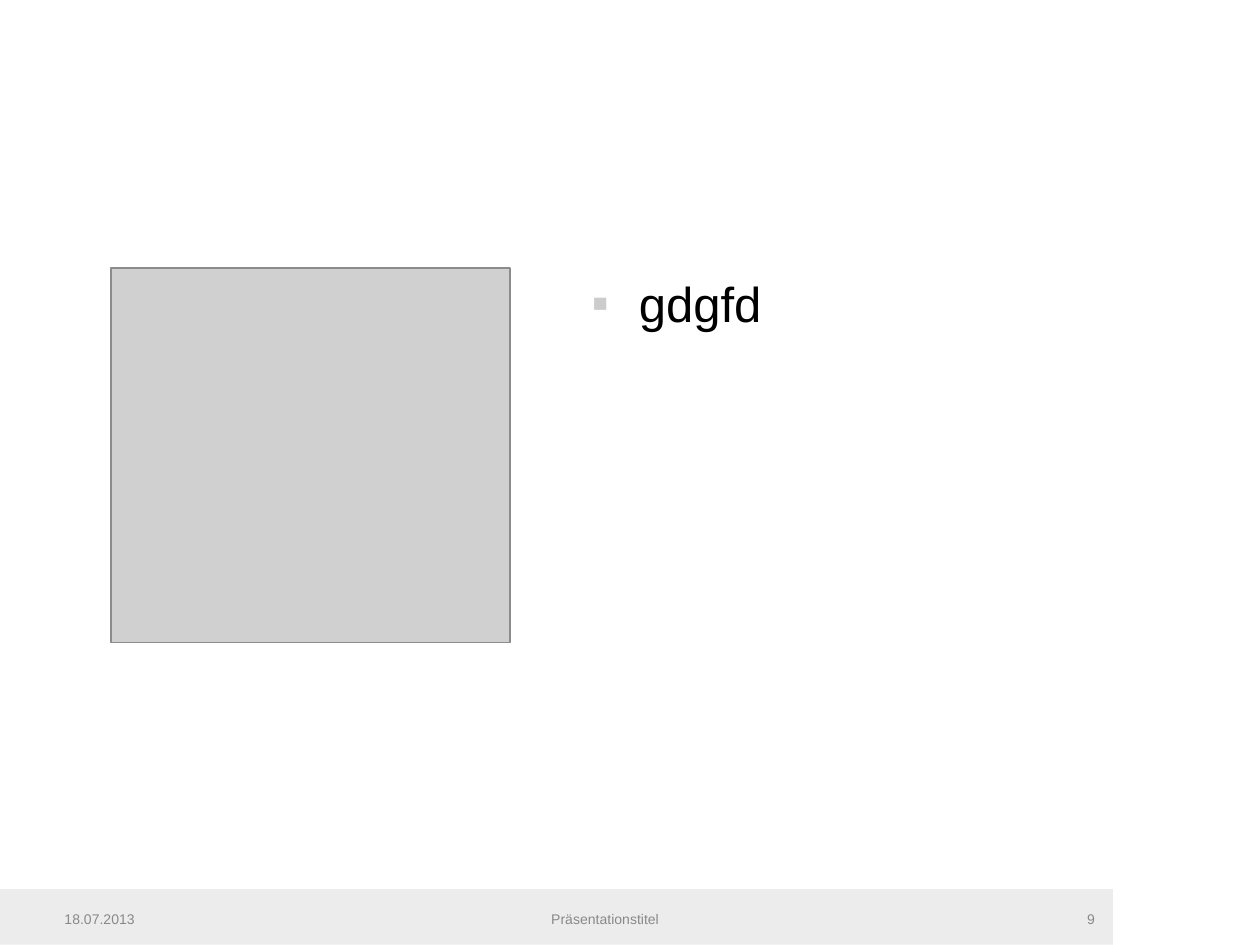
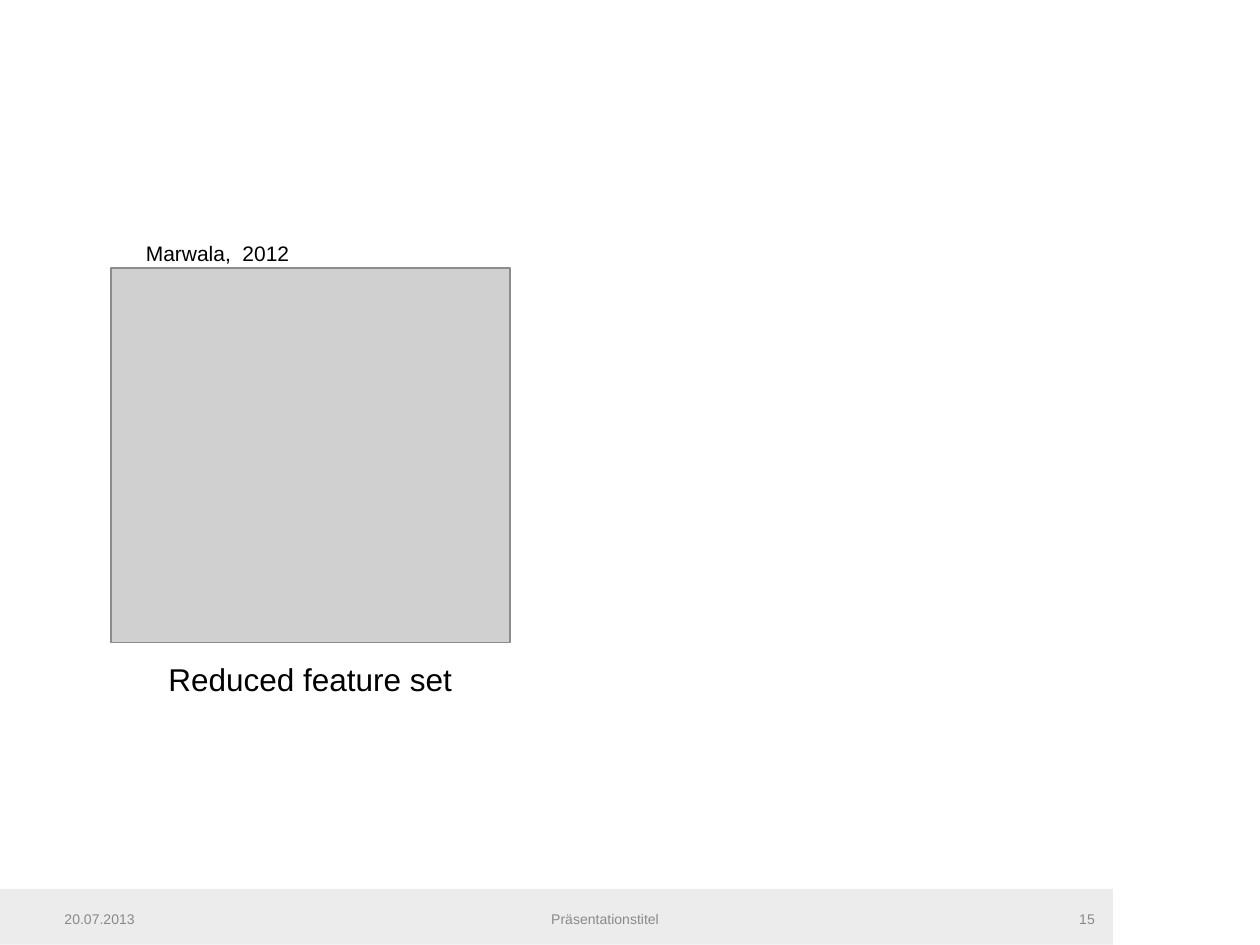
Before and after one commit to fera0013/MasterThesis, a slide deck: slide 15 of Documentation/SemiSupervisedMethodsInConditionMonitoring.pptx (slide 9 before the commit). Drawn at 1260x945 pixels with LibreOffice and Linux fonts; fonts in the diff are those of the drawing; grey boxes stand for pictures; background and template pictures are left out. Boxes give left, top, right and bottom in pixels: in the first picture for what was removed or moved away, otherwise in the second. Text is boxed around its words. In the diff, an @@ line names an element or a change of style, - is before the commit and + after.

Commit message:
Outlier Detection in Condition Monitoring Presentation

```diff
--- a/Documentation/SemiSupervisedMethodsInConditionMonitoring.pptx
+++ b/Documentation/SemiSupervisedMethodsInConditionMonitoring.pptx
@@ text added at (x1=146, y1=245, x2=289, y2=264), 12 pt, text #000000 @@
+Marwala, 2012
@@ text removed at (x1=639, y1=286, x2=761, y2=332) @@
-▪ gdgfd
@@ text added at (x1=168, y1=668, x2=452, y2=692), 18 pt, text #000000 @@
+Reduced feature set
@@ text at (x1=64, y1=914, x2=134, y2=924): text changed @@
-18.07.2013
+20.07.2013
@@ page number at (x1=1079, y1=914, x2=1095, y2=924): text changed @@
-9
+15
```
Also in this commit, not shown: 47 other slides changed, 20 slides added, 2 other files.
